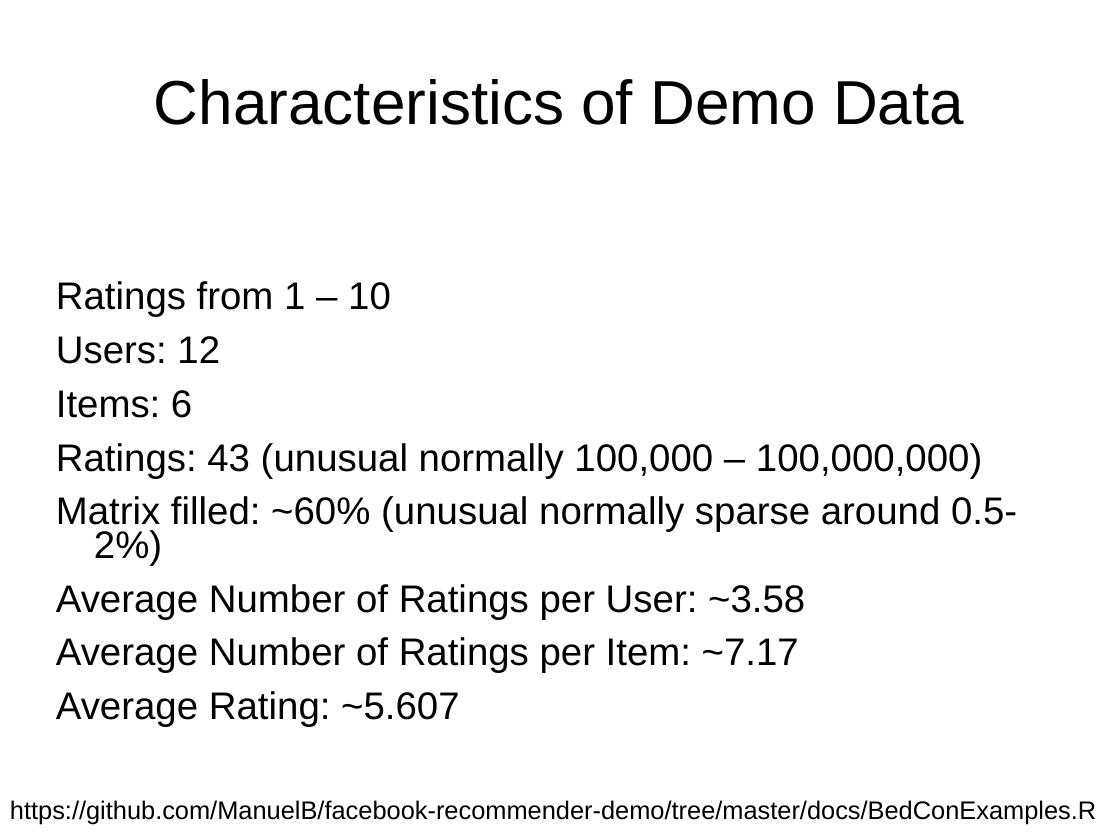
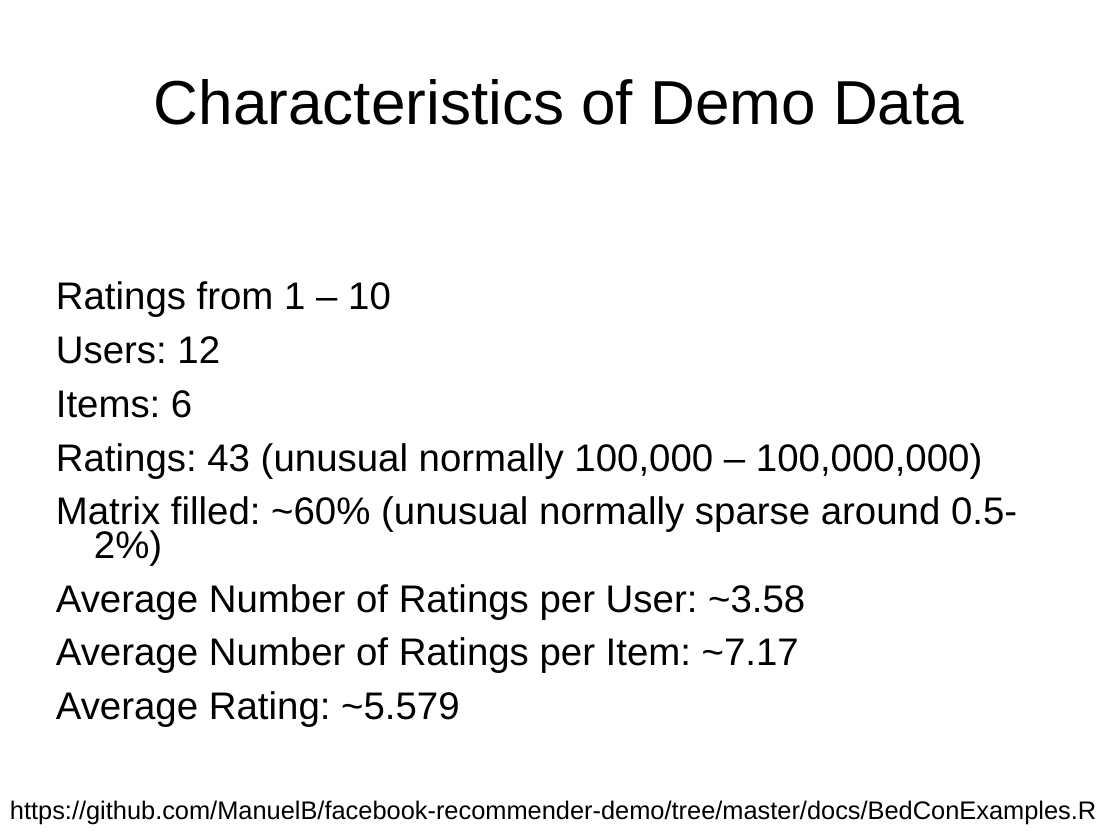
Before and after one commit to dynamicguy/facebook-recommender-demo, a slide deck: slide 18 of docs/Talk-BedCon-Berlin-2012.odp (slide 16 before the commit). Drawn at 1120x840 pixels with LibreOffice and Linux fonts; fonts in the diff are those of the drawing; background and template pictures are left out. Boxes give left, top, right and bottom in pixels: in the first picture for what was removed or moved away, otherwise in the second. Text is boxed around its words. In the diff, an @@ line names an element or a change of style, - is before the commit and + after.

```diff
--- a/docs/Talk-BedCon-Berlin-2012.odp
+++ b/docs/Talk-BedCon-Berlin-2012.odp
@@ text at [56,691,460,727]: text changed @@
-Average Rating: ~5.607
+Average Rating: ~5.579
```
Also in this commit, not shown: 8 other slides changed, 11 slides added, 2 slides removed, 7 other files.
